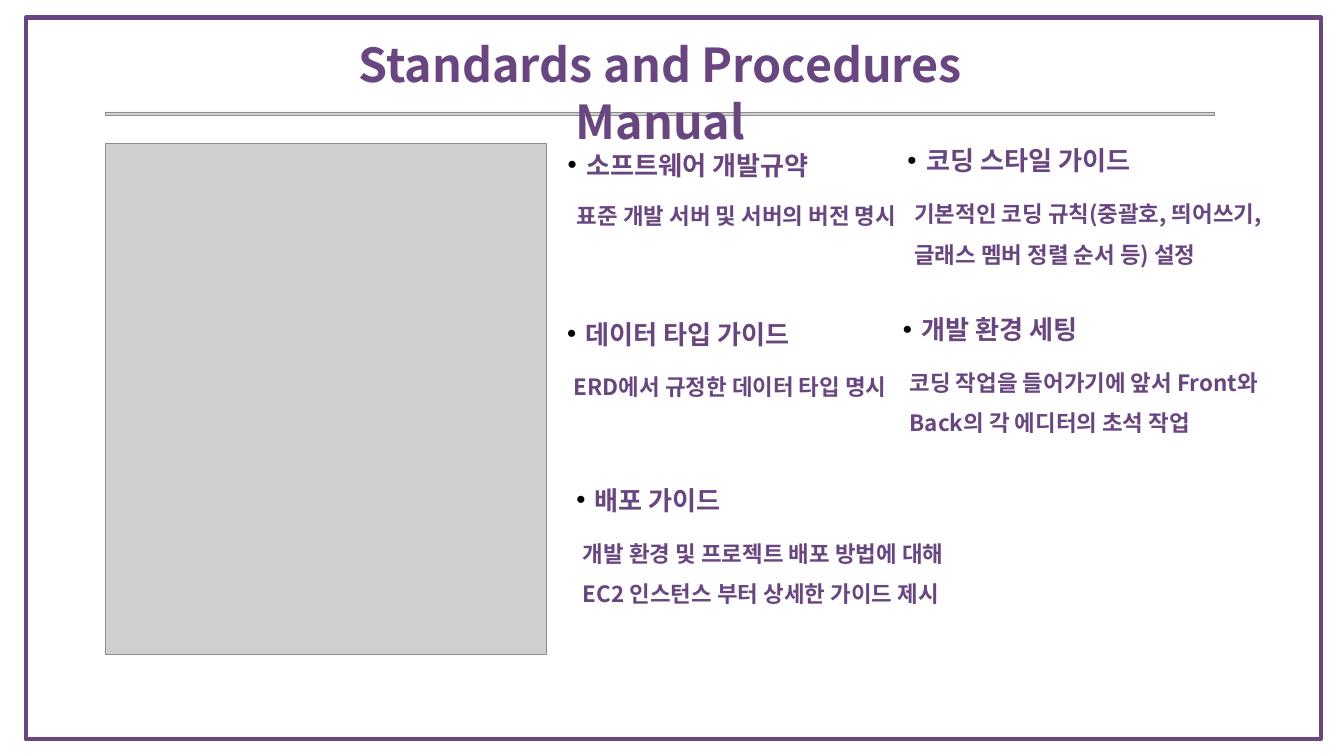
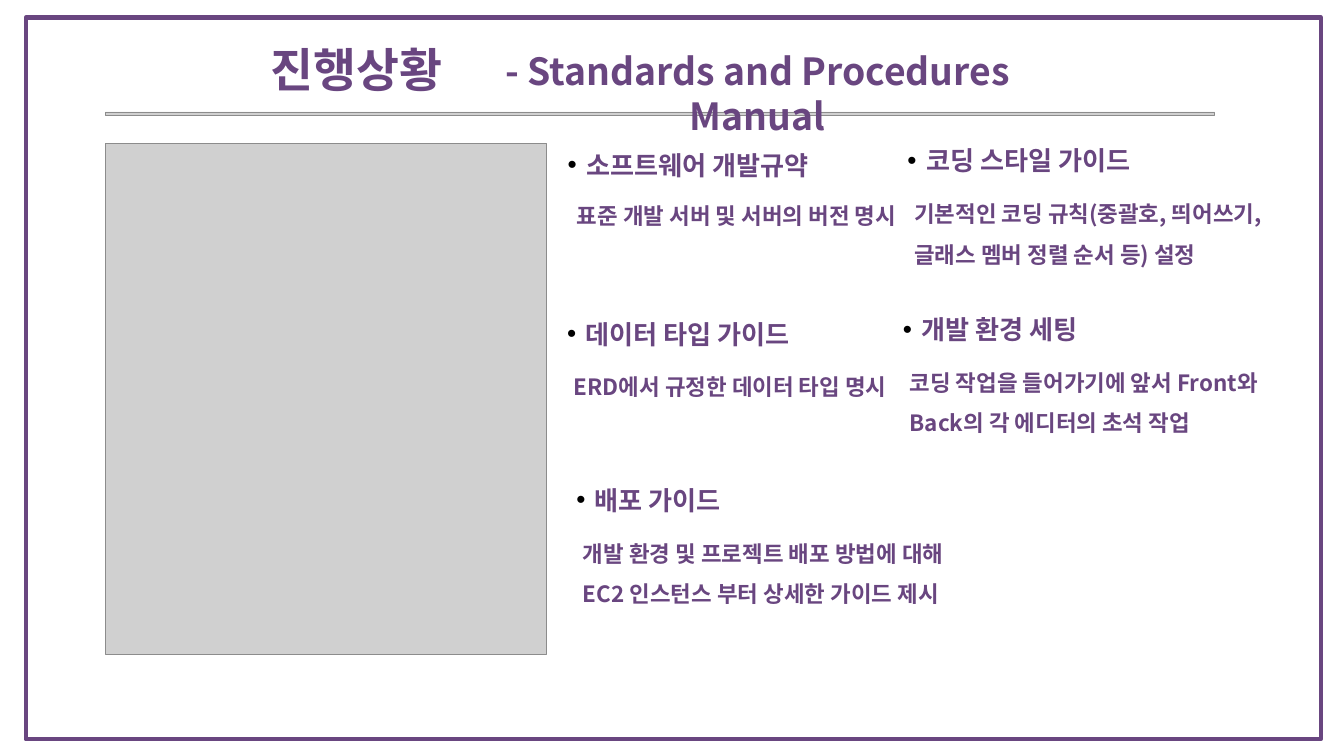
Before and after one commit to bitnarii/YMPM, a slide deck: slide 12 of 기획서/5조 Fit-back.pptx. Drawn at 1344x756 pixels with LibreOffice and Linux fonts; fonts in the diff are those of the drawing; grey boxes stand for pictures. Boxes give left, top, right and bottom in pixels: in the first picture for what was removed or moved away, otherwise in the second. Text is boxed around its words. In the diff, an @@ line names an element or a change of style, - is before the commit and + after.

Commit message:
기획서 피피티 진행상황 부분 수정(큰제목-소제목 Form)

```diff
--- a/기획서/5조 Fit-back.pptx
+++ b/기획서/5조 Fit-back.pptx
@@ text added at (x1=270, y1=47, x2=442, y2=91), 50 pt, text #694680, bold @@
+진행상황
@@ text at (x1=528, y1=55, x2=1010, y2=131): text changed; size 50 to 40 pt @@
-Standards and Procedures Manual
+- Standards and Procedures Manual
```
Also in this commit, not shown: 3 other slides changed.
